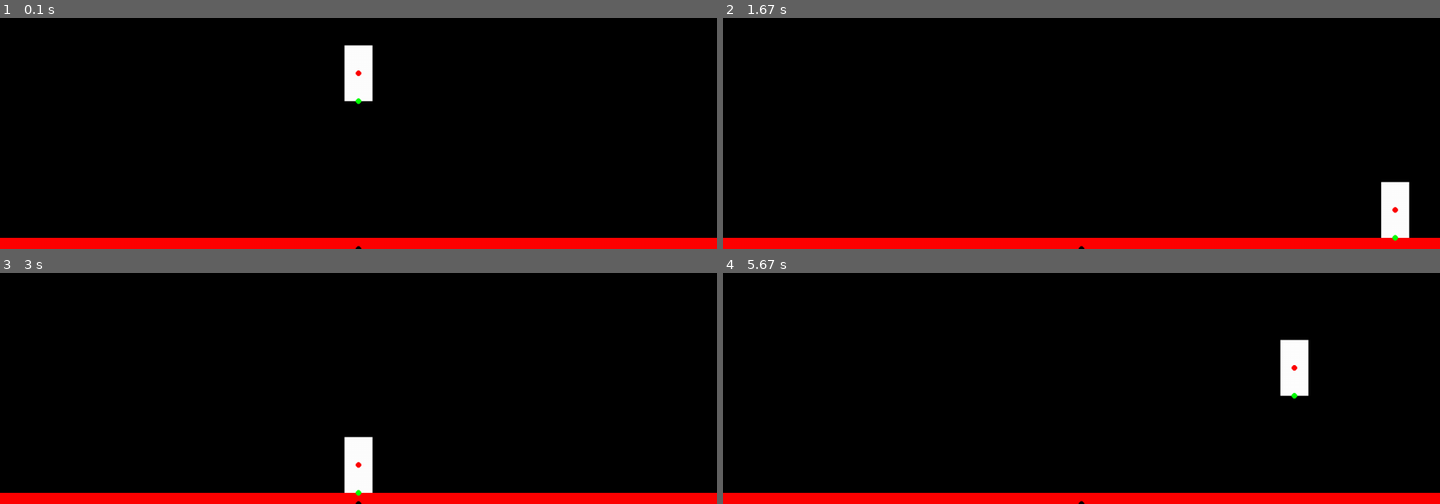
Above: before the commit, frames 1-4 (two rows, left to right).
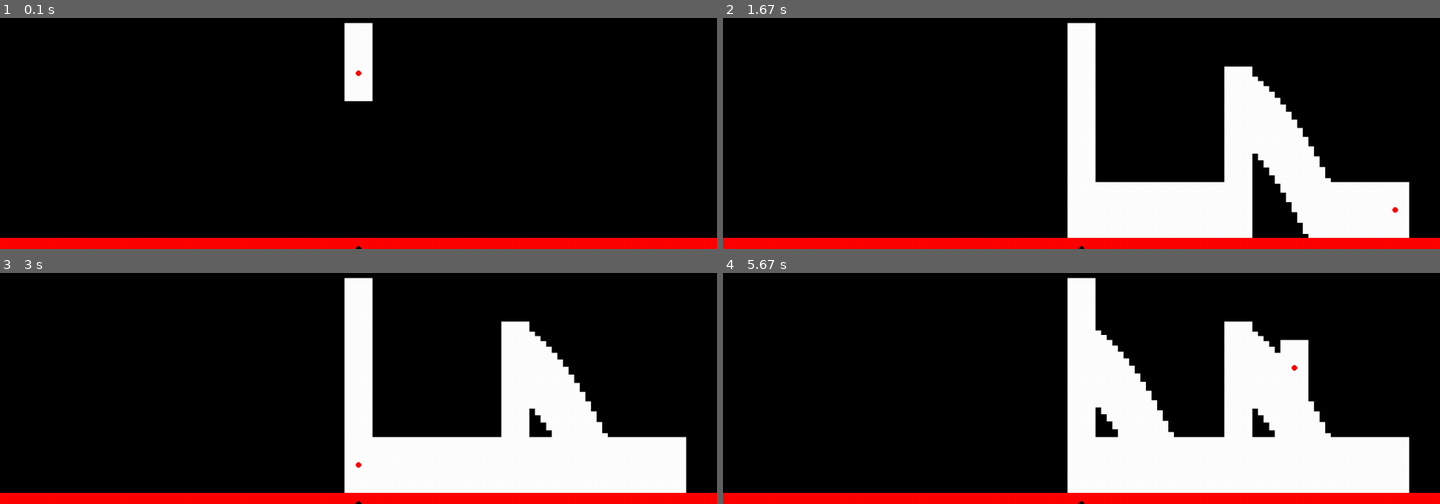
Above: after the commit, the same moments.

Repository: PyroRay/Python-Pygame-Stuff
Game: pygame game, started from FinalProjectPlatformer/Platformer.py
The game is run twice, just before and just after one commit, with the same random seed, the same clock (stepped at 60 frames per second) and the same inputs.
Inputs:
- Up to frame 1 (0.1 s): no input
- Up to frame 2 (1.67 s): hold D 0.33-0.8 s; hold W 0.83-1.13 s; hold D 1.17-1.63 s
- Up to frame 3 (3 s): hold A 1.67-2.2 s; hold A 2.57-2.97 s
- Up to frame 4 (5.67 s): hold W 3-3.37 s; hold D 3.4-4.03 s; hold A 4.47-4.93 s; hold D 4.97-5.43 s; hold W from 5.47 s (still down)

The runs differ from the first frame. In frame 1, 0.4% of the frame differs, in the area x 48-52%, y 2-38%; in frame 2, 17%; in frame 3, 18%; in frame 4, 21%, in the area x 48-96%, y 2-96%.

Commit message:
Update Platformer.py

Diff:
--- a/FinalProjectPlatformer/Platformer.py
+++ b/FinalProjectPlatformer/Platformer.py
@@ -71,7 +71,7 @@
 platform1 = platform(clrRed, 40, screendim[0], screendim[0]//2, screendim[1])
 
 while runGame:
-    windowSurfaceObj.fill(clrBlack)
+    # windowSurfaceObj.fill(clrBlack)
 
     #region Events
     for event in pygame.event.get():
@@ -140,7 +140,7 @@
     player1.move()
     player1.draw()
 
-    pygame.draw.circle(windowSurfaceObj, clrGreen, (player1.x, (player1.y + player1.size[1]//2)), 5) #draws circle at bottom of player
+    # pygame.draw.circle(windowSurfaceObj, clrGreen, (player1.x, (player1.y + player1.size[1]//2)), 5) #draws circle at bottom of player
 
     pygame.display.update()
     fpsClock.tick(60)
